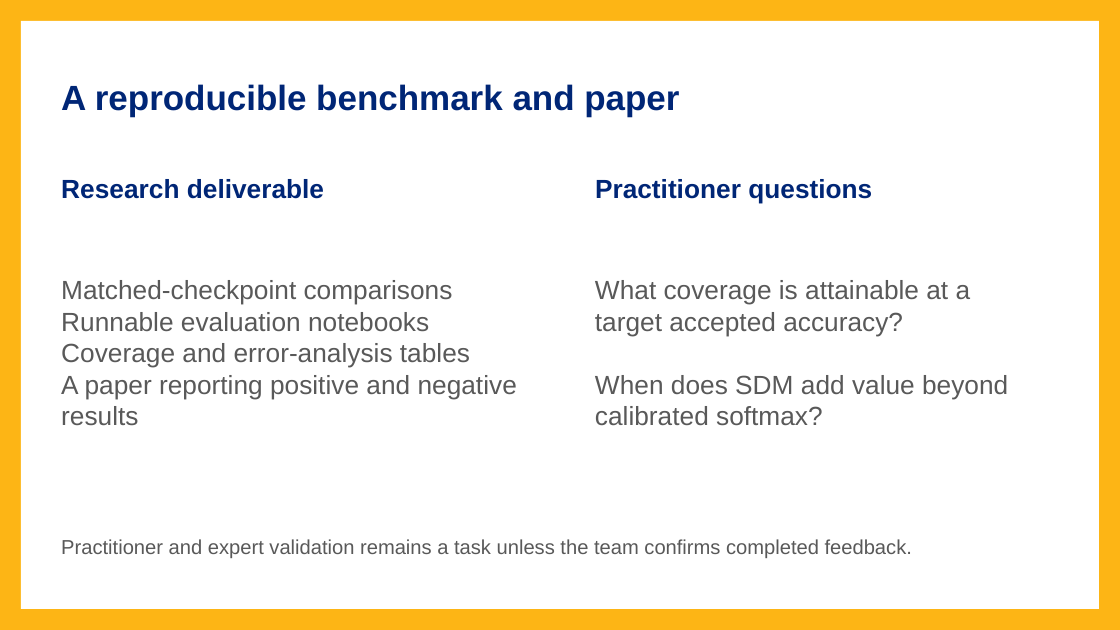
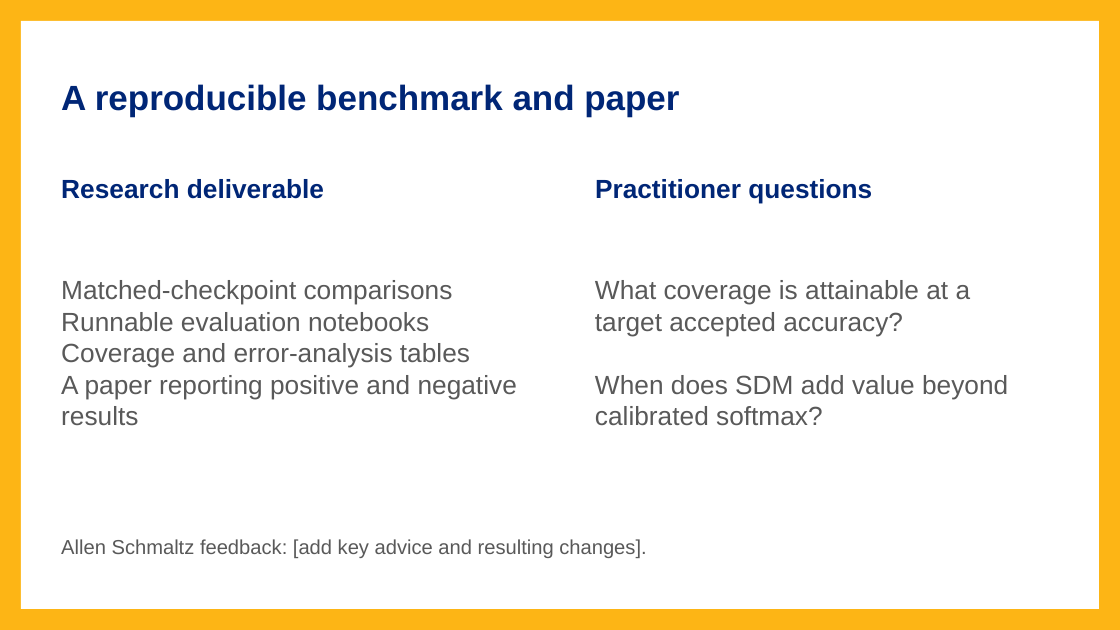
Before and after one commit to Catpockets/sdm-vision-reliability, a slide deck: slide 3 of presentations/sdm-presentation2.pptx. Drawn at 1120x630 pixels with LibreOffice and Linux fonts; fonts in the diff are those of the drawing. Boxes give left, top, right and bottom in pixels: in the first picture for what was removed or moved away, otherwise in the second. Text is boxed around its words. In the diff, an @@ line names an element or a change of style, - is before the commit and + after.

Commit message:
Acknowledge confirmed Allen feedback with team placeholders

```diff
--- a/presentations/sdm-presentation2.pptx
+++ b/presentations/sdm-presentation2.pptx
@@ text at (61, 539, 646, 558): text changed @@
-Practitioner and expert validation remains a task unless the team confirms completed feedback.
+Allen Schmaltz feedback: [add key advice and resulting changes].
```
Also in this commit, not shown: 3 other files.
